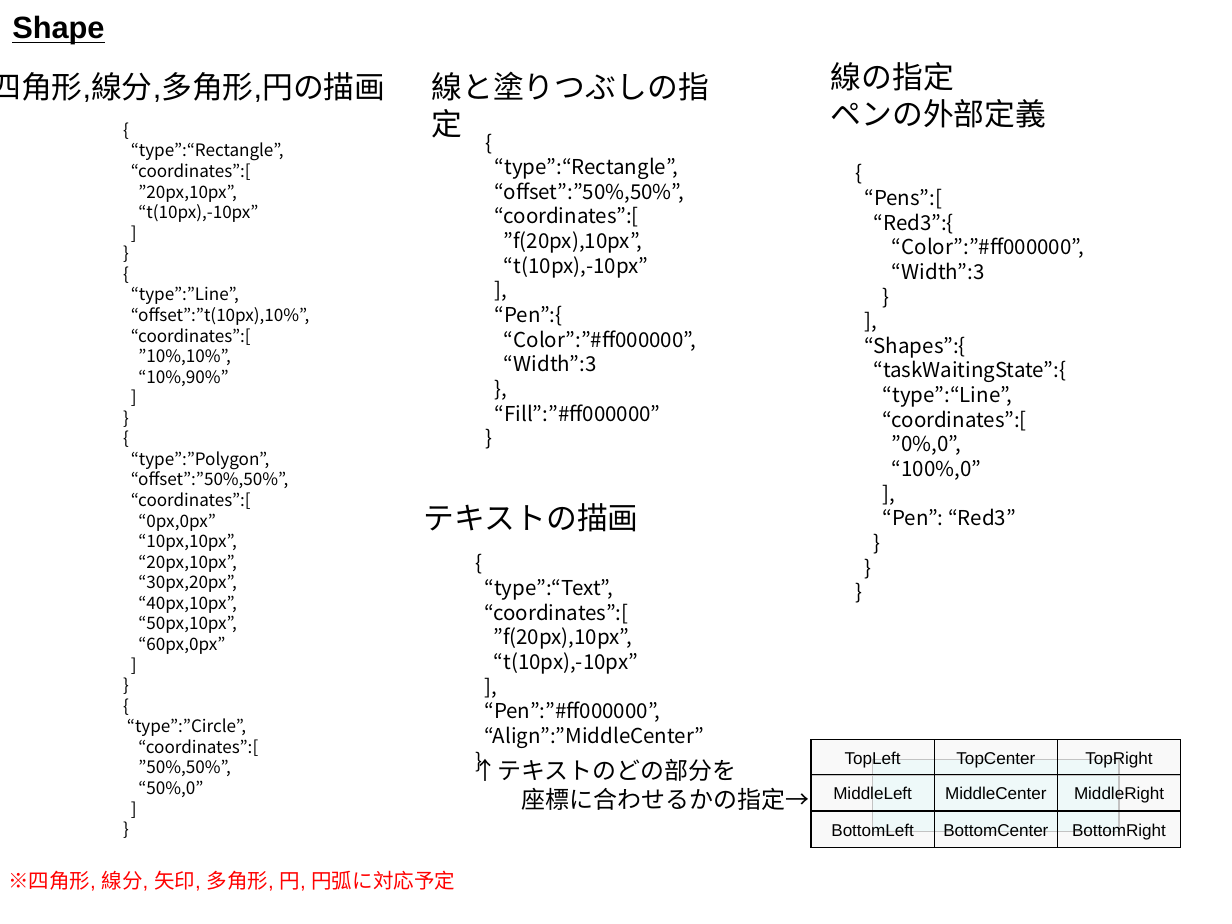
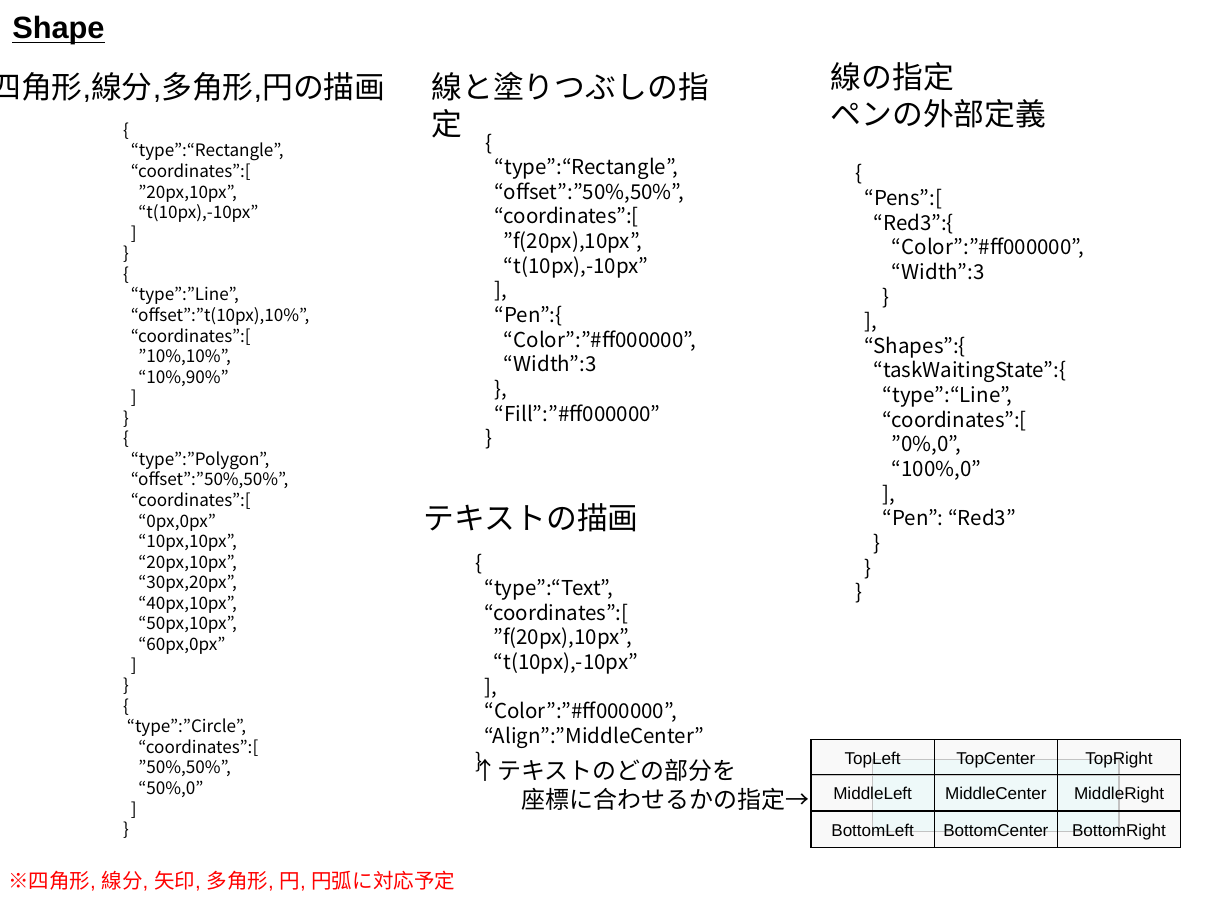
Before and after one commit to YixiaoLi/tlv4mc, a slide deck: slide 3 of TLV/doc/設計/可視化ルール構想.ppt (slide 4 before the commit). Drawn at 1232x924 pixels with LibreOffice and Linux fonts; fonts in the diff are those of the drawing. Boxes give left, top, right and bottom in pixels: in the first picture for what was removed or moved away, otherwise in the second. Text is boxed around its words. In the diff, an @@ line names an element or a change of style, - is before the commit and + after.

```diff
--- a/TLV/doc/設計/可視化ルール構想.ppt
+++ b/TLV/doc/設計/可視化ルール構想.ppt
@@ text at (x1=484, y1=701, x2=676, y2=722): text changed @@
-“Pen”:”#ff000000”,
+“Color”:”#ff000000”,
```
Also in this commit, not shown: 2 slides added, 2 slides removed.
